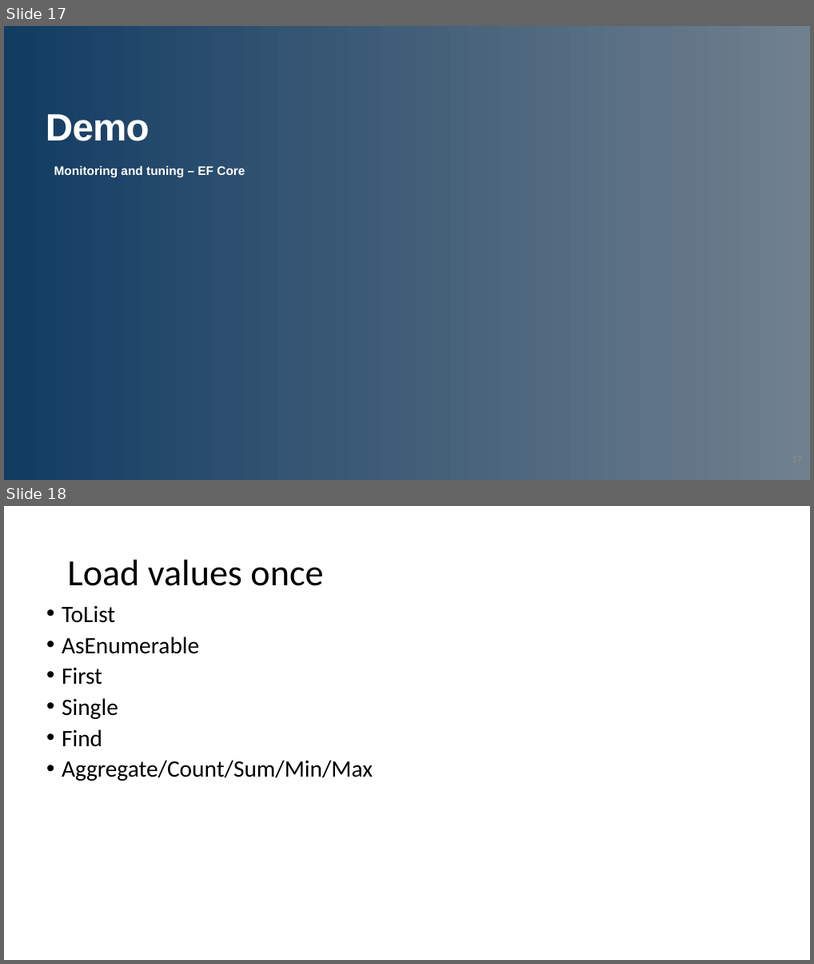
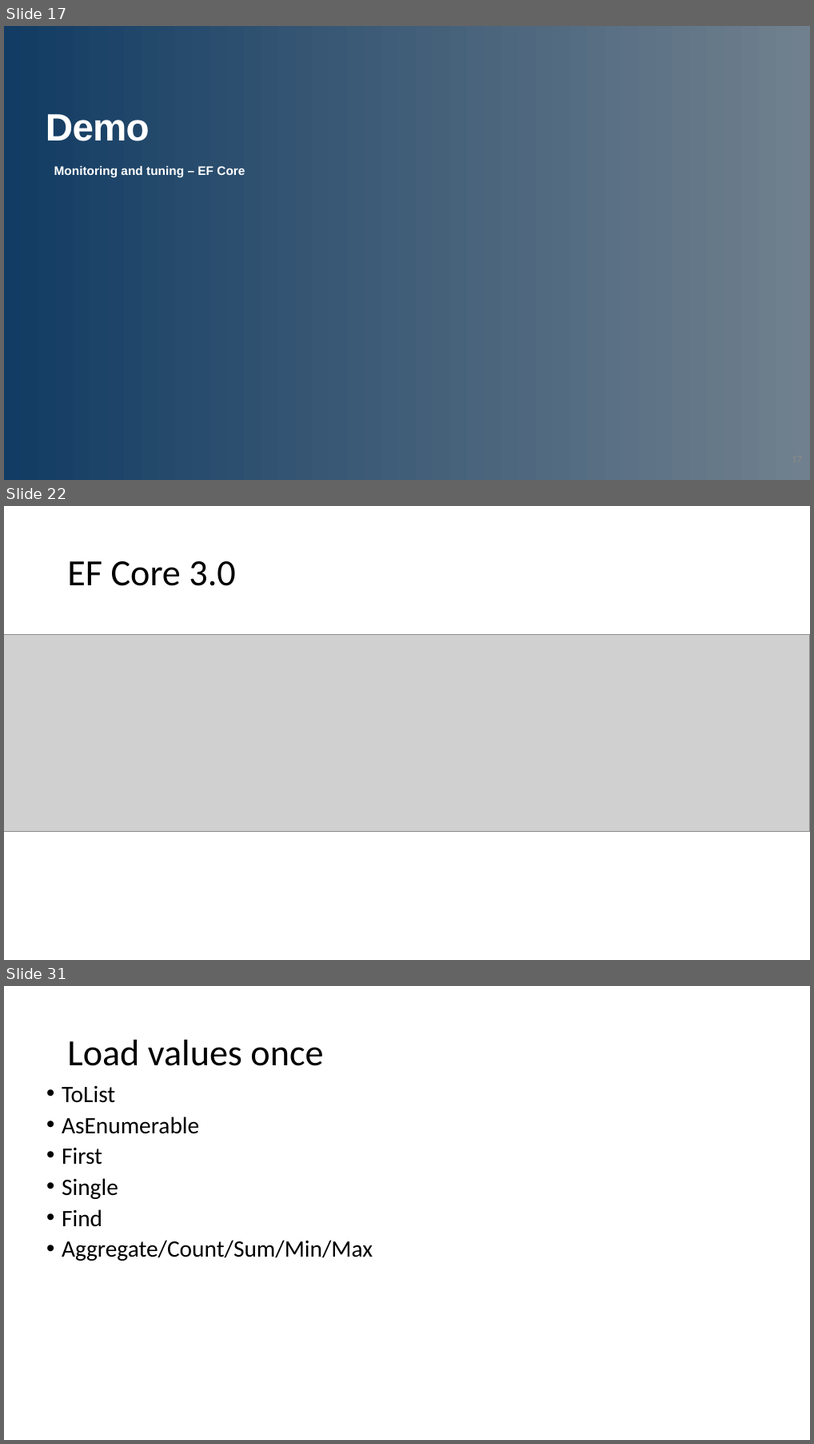
Before and after one commit to jwooley/RecipeWebApi, a slide deck: EFPerf.pptx. Shown one above the other, each under a label of ours: slides 17 and 18 before the commit, slides 17, 22 and 31 after it; the slides between them are not shown. The pictures are 814x964 and 814x1444 pixels, drawn with LibreOffice and Linux fonts; fonts in the diff are those of the drawing; grey boxes stand for pictures; background and template pictures are left out. Boxes give left, top, right and bottom in pixels: in the first picture for what was removed or moved away, otherwise in the second. Text is boxed around its words. In the diff, an @@ line names an element or a change of style, - is before the commit and + after.

Commit message:
Updating slides for EF Core enhancements

```diff
--- a/EFPerf.pptx
+++ b/EFPerf.pptx
@@ slide 22 added at (x1=4, y1=506, x2=810, y2=960), background #FFFFFF @@
@@ title added at (x1=67, y1=561, x2=235, y2=586), 33 pt, text #000000 @@
+EF Core 3.0
@@ picture added at (x1=4, y1=634, x2=810, y2=831) @@
@@ what was slide 18 is now slide 31 @@
```
Also in this commit, not shown: 1 slide changed, 12 other slides added.
